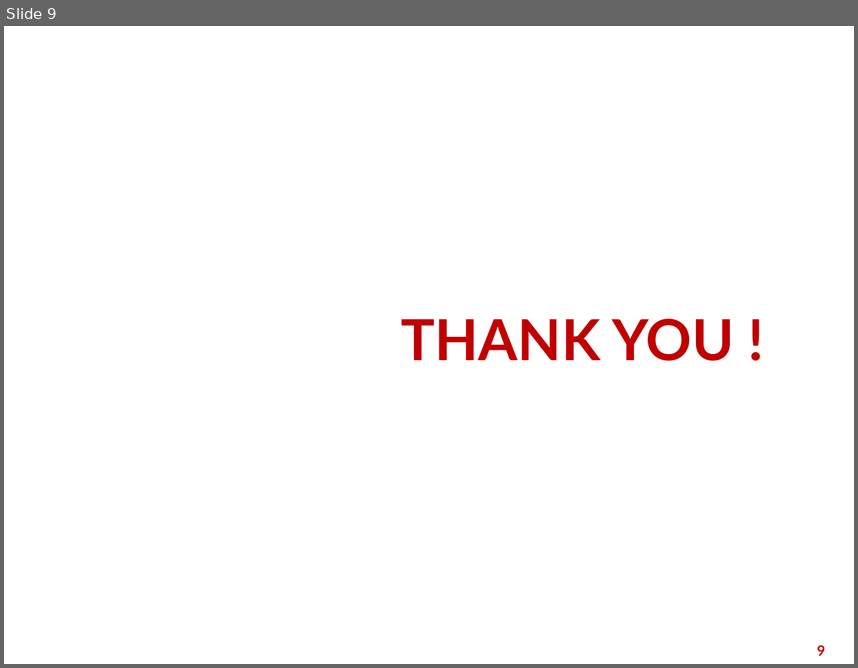
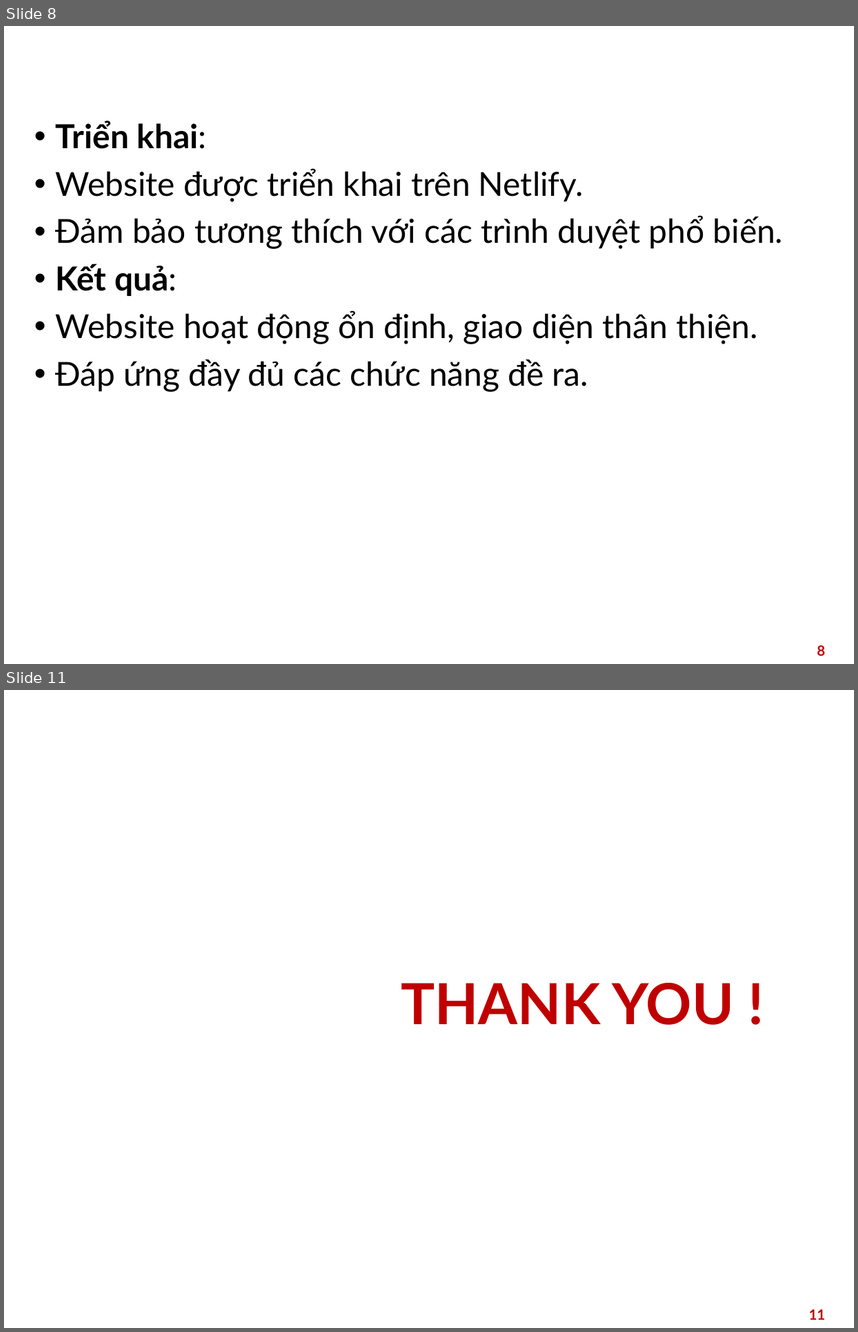
Before and after one commit to ng-ha/shop-quan-ao, a slide deck: slide-nhom-1-project-1-shop-quan-ao.pptx. Shown one above the other, each under a label of ours: slide 9 before the commit, slides 8 and 11 after it; the slides between them are not shown. The pictures are 858x668 and 858x1332 pixels, drawn with LibreOffice and Linux fonts; fonts in the diff are those of the drawing; background and template pictures are left out. Boxes give left, top, right and bottom in pixels: in the first picture for what was removed or moved away, otherwise in the second. Text is boxed around its words. In the diff, an @@ line names an element or a change of style, - is before the commit and + after.

```diff
--- a/slide-nhom-1-project-1-shop-quan-ao.pptx
+++ b/slide-nhom-1-project-1-shop-quan-ao.pptx
@@ slide 8 added at box(4, 26, 854, 664), background picture (left out) @@
@@ title added at box(56, 121, 207, 296), 28 pt, text #FFFFFF, bold @@
+Triển khai & Kết quả đạt được
@@ text added at box(56, 168, 784, 392), 28 pt, text #000000 @@
+• Triển khai:
+• Website được triển khai trên Netlify.
+• Đảm bảo tương thích với các trình duyệt phổ biến.
+• Kết quả:
+• Website hoạt động ổn định, giao diện thân thiện.
+• Đáp ứng đầy đủ các chức năng đề ra.
@@ page number added at box(817, 645, 825, 655), 12 pt, text #C00000, bold @@
+8
@@ what was slide 9 is now slide 11 @@
@@ page number at box(809, 1309, 826, 1319): text changed @@
-9
+11
```
Also in this commit, not shown: 8 other slides added, 7 slides removed.
